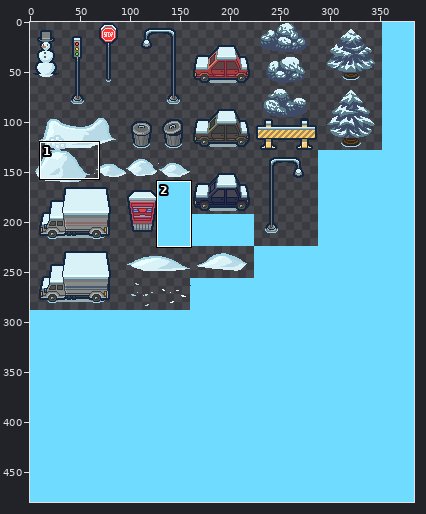
Two versions of one sprite sheet, Project/Core/World/TileSetItems.png. The picture above shows the old version from afar; the outline marks the close-up.
Close-up. The starting point:
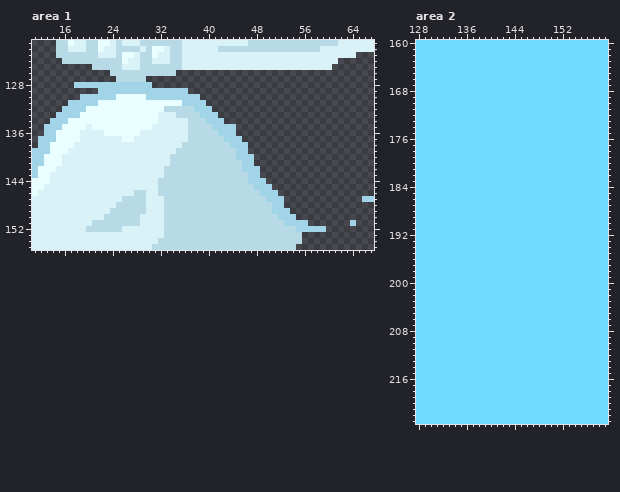
The file is 384x480 pixels. Colours within 5 levels of each other are drawn and written as one. Shown: area 1: x 11..67, y 121..155; area 2: x 128..159, y 160..223. The commit also changed other parts of the picture, which this record leaves out.
Once edited:
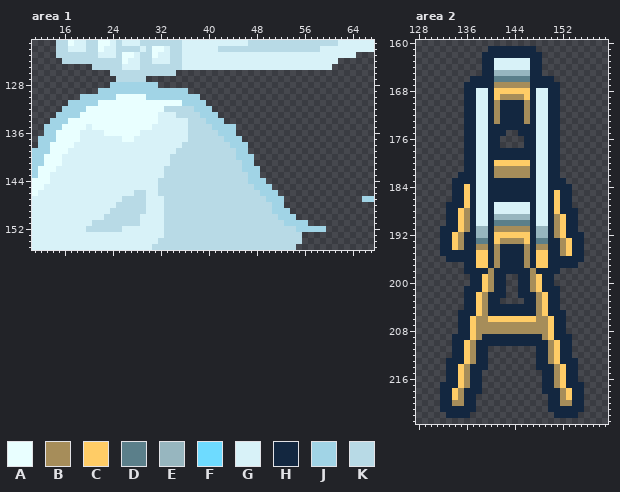
Palette (. is transparent): A #e9ffff  B #a68d5a  C #ffcc66  D #5b7f8a  E #97b6bf  F #6edbff  G #d8f2f8  H #132740  J #a1d4e6  K #b8dae6
The edit:
Area 1:
y 128: x 18..23 JJJJJJ -> ......; x 31 . -> J
y 151: x 64 J -> .
Area 2:
y 160: x 128..159 FFFFFFFFFFFFFFFFFFFFFFFFFFFFFFFF -> ................................
y 161: x 128..159 FFFFFFFFFFFFFFFFFFFFFFFFFFFFFFFF -> ............HHHHHHHH............
y 162: x 128..159 FFFFFFFFFFFFFFFFFFFFFFFFFFFFFFFF -> ...........HHHHHHHHHH...........
y 163..164: x 128..159 FFFFFFFFFFFFFFFFFFFFFFFFFFFFFFFF -> ...........HHGGGGGGHH...........
y 165: x 128..159 FFFFFFFFFFFFFFFFFFFFFFFFFFFFFFFF -> ...........HHEEEEEEHH...........
y 166: x 128..159 FFFFFFFFFFFFFFFFFFFFFFFFFFFFFFFF -> .........HHHHDDDDDDHHHH.........
y 167: x 128..159 FFFFFFFFFFFFFFFFFFFFFFFFFFFFFFFF -> ........HHHHHBBBBBBHHHHH........
y 168: x 128..159 FFFFFFFFFFFFFFFFFFFFFFFFFFFFFFFF -> ........HHGGHCCCCCCHGGHH........
y 169: x 128..159 FFFFFFFFFFFFFFFFFFFFFFFFFFFFFFFF -> ........HHGGHCBBBBCHGGHH........
y 170..173: x 128..159 FFFFFFFFFFFFFFFFFFFFFFFFFFFFFFFF -> ........HHGGHBHHHHBHGGHH........
y 174: x 128..159 FFFFFFFFFFFFFFFFFFFFFFFFFFFFFFFF -> ........HHGGHHHHHHHHGGHH........
y 175: x 128..159 FFFFFFFFFFFFFFFFFFFFFFFFFFFFFFFF -> ........HHGGHHH..HHHGGHH........
y 176..177: x 128..159 FFFFFFFFFFFFFFFFFFFFFFFFFFFFFFFF -> ........HHGGHH....HHGGHH........
y 178..179: x 128..159 FFFFFFFFFFFFFFFFFFFFFFFFFFFFFFFF -> ........HHGGHHHHHHHHGGHH........
y 180: x 128..159 FFFFFFFFFFFFFFFFFFFFFFFFFFFFFFFF -> ........HHGGHCCCCCCHGGHH........
y 181: x 128..159 FFFFFFFFFFFFFFFFFFFFFFFFFFFFFFFF -> ........HHGGHBBBBBBHGGHH........
y 182: x 128..159 FFFFFFFFFFFFFFFFFFFFFFFFFFFFFFFF -> .......HHHGGHBBBBBBHGGHH........
y 183: x 128..159 FFFFFFFFFFFFFFFFFFFFFFFFFFFFFFFF -> ......HHHHGGHHHHHHHHGGHHH.......
y 184: x 128..159 FFFFFFFFFFFFFFFFFFFFFFFFFFFFFFFF -> ......HHCHGGHHHHHHHHGGHHHH......
y 185..186: x 128..159 FFFFFFFFFFFFFFFFFFFFFFFFFFFFFFFF -> ......HHCHGGHHHHHHHHGGHCHH......
y 187: x 128..159 FFFFFFFFFFFFFFFFFFFFFFFFFFFFFFFF -> .....HHHCHGGHGGGGGGHGGHCHH......
y 188: x 128..159 FFFFFFFFFFFFFFFFFFFFFFFFFFFFFFFF -> .....HHCBHGGHGGGGGGHGGHCHHH.....
y 189: x 128..159 FFFFFFFFFFFFFFFFFFFFFFFFFFFFFFFF -> .....HHCBHGGHEEEEEEHGGHBCHH.....
y 190: x 128..159 FFFFFFFFFFFFFFFFFFFFFFFFFFFFFFFF -> .....HHCBHGGHDDDDDDHGGHBCHH.....
y 191: x 128..159 FFFFFFFFFFFFFFFFFFFFFFFFFFFFFFFF -> ....HHHCBHEEHBBBBBBHEEHBCHH.....
y 192: x 128..159 FFFFFFFFFFFFFFFFFFFFFFFFFFFFFFFF -> ....HHCBHHEEHCCCCCCHEEHBCHHH....
y 193: x 128..159 FFFFFFFFFFFFFFFFFFFFFFFFFFFFFFFF -> ....HHCBHHDDHCBBBBCHDDHHBCHH....
y 194: x 128..159 FFFFFFFFFFFFFFFFFFFFFFFFFFFFFFFF -> ....HHCBHHBBHBHHHHBHBBHHBCHH....
y 195: x 128..159 FFFFFFFFFFFFFFFFFFFFFFFFFFFFFFFF -> ....HHHHHHCCHBHHHHBHCCHHBCHH....
y 196: x 128..159 FFFFFFFFFFFFFFFFFFFFFFFFFFFFFFFF -> .....HHHHHCCHBHHHHBHCCHHHHHH....
y 197: x 128..159 FFFFFFFFFFFFFFFFFFFFFFFFFFFFFFFF -> ........HHCCHBHHHHBHCCHHHHH.....
y 198: x 128..159 FFFFFFFFFFFFFFFFFFFFFFFFFFFFFFFF -> ........HHHHBHHHHHHBHHHH........
y 199..200: x 128..159 FFFFFFFFFFFFFFFFFFFFFFFFFFFFFFFF -> .........HHCBHH..HHBCHH.........
y 201: x 128..159 FFFFFFFFFFFFFFFFFFFFFFFFFFFFFFFF -> ........HHHCBHH..HHBCHHH........
y 202: x 128..159 FFFFFFFFFFFFFFFFFFFFFFFFFFFFFFFF -> ........HHCBHHH..HHHBCHH........
y 203: x 128..159 FFFFFFFFFFFFFFFFFFFFFFFFFFFFFFFF -> ........HHCBHH....HHBCHH........
y 204: x 128..159 FFFFFFFFFFFFFFFFFFFFFFFFFFFFFFFF -> ........HHCBHHHHHHHHBCHH........
y 205: x 128..159 FFFFFFFFFFFFFFFFFFFFFFFFFFFFFFFF -> .......HHHCBHHHHHHHHBCHHH.......
y 206: x 128..159 FFFFFFFFFFFFFFFFFFFFFFFFFFFFFFFF -> .......HHCBBCCCCCCCCBBCHH.......
y 207..208: x 128..159 FFFFFFFFFFFFFFFFFFFFFFFFFFFFFFFF -> .......HHCBBBBBBBBBBBBCHH.......
y 209: x 128..159 FFFFFFFFFFFFFFFFFFFFFFFFFFFFFFFF -> ......HHHCBHHHHHHHHHHBCHHH......
y 210: x 128..159 FFFFFFFFFFFFFFFFFFFFFFFFFFFFFFFF -> ......HHCBHHHHHHHHHHHHBCHH......
y 211..212: x 128..159 FFFFFFFFFFFFFFFFFFFFFFFFFFFFFFFF -> ......HHCBHH........HHBCHH......
y 213: x 128..159 FFFFFFFFFFFFFFFFFFFFFFFFFFFFFFFF -> .....HHHCBHH........HHBCHHH.....
y 214: x 128..159 FFFFFFFFFFFFFFFFFFFFFFFFFFFFFFFF -> .....HHCBHHH........HHHBCHH.....
y 215..216: x 128..159 FFFFFFFFFFFFFFFFFFFFFFFFFFFFFFFF -> .....HHCBHH..........HHBCHH.....
y 217: x 128..159 FFFFFFFFFFFFFFFFFFFFFFFFFFFFFFFF -> ....HHHCBHH..........HHBCHHH....
y 218: x 128..159 FFFFFFFFFFFFFFFFFFFFFFFFFFFFFFFF -> ....HHCBHHH..........HHHBCHH....
y 219: x 128..159 FFFFFFFFFFFFFFFFFFFFFFFFFFFFFFFF -> ....HHCBHH............HHBCHH....
y 220: x 128..159 FFFFFFFFFFFFFFFFFFFFFFFFFFFFFFFF -> ....HHBBHH............HHBBHH....
y 221: x 128..159 FFFFFFFFFFFFFFFFFFFFFFFFFFFFFFFF -> ....HHHHHH............HHHHHH....
y 222: x 128..159 FFFFFFFFFFFFFFFFFFFFFFFFFFFFFFFF -> .....HHHH..............HHHH.....
y 223: x 128..159 FFFFFFFFFFFFFFFFFFFFFFFFFFFFFFFF -> ................................
Pixel boxes of the changes (left, top, right, bottom) in both close-ups:
erased: (74, 82, 110, 88)
added: (152, 82, 158, 88)
erased: (350, 220, 356, 226)
changed: (416, 40, 608, 424)
